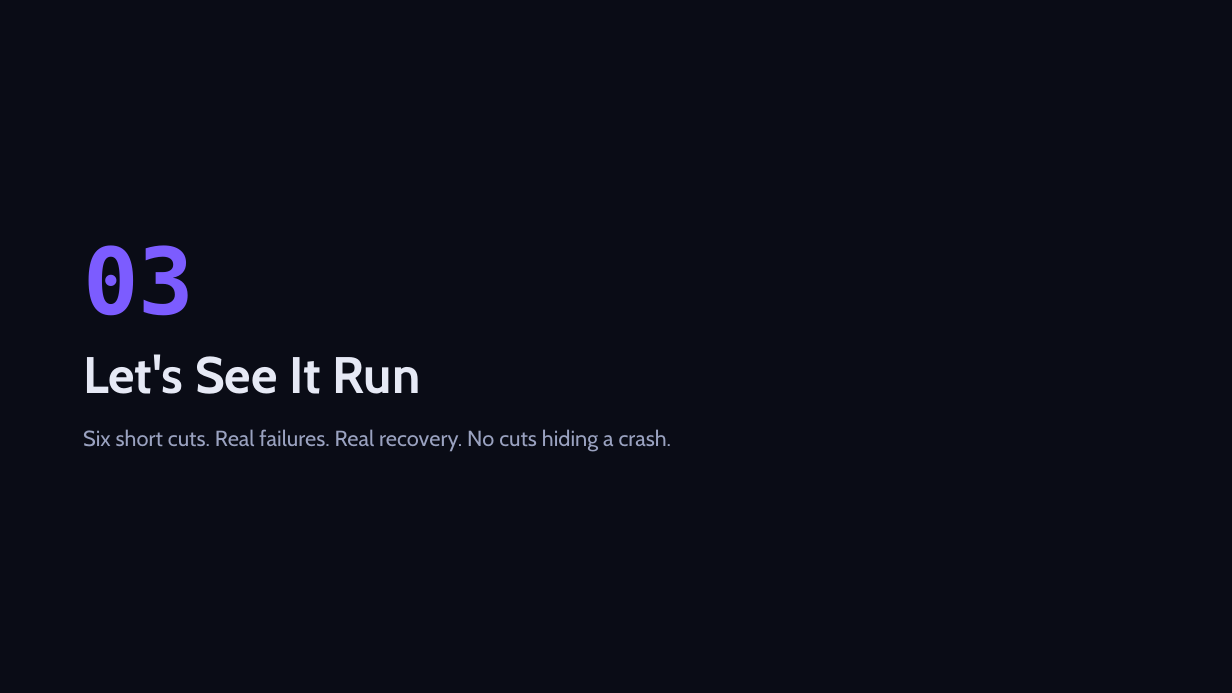
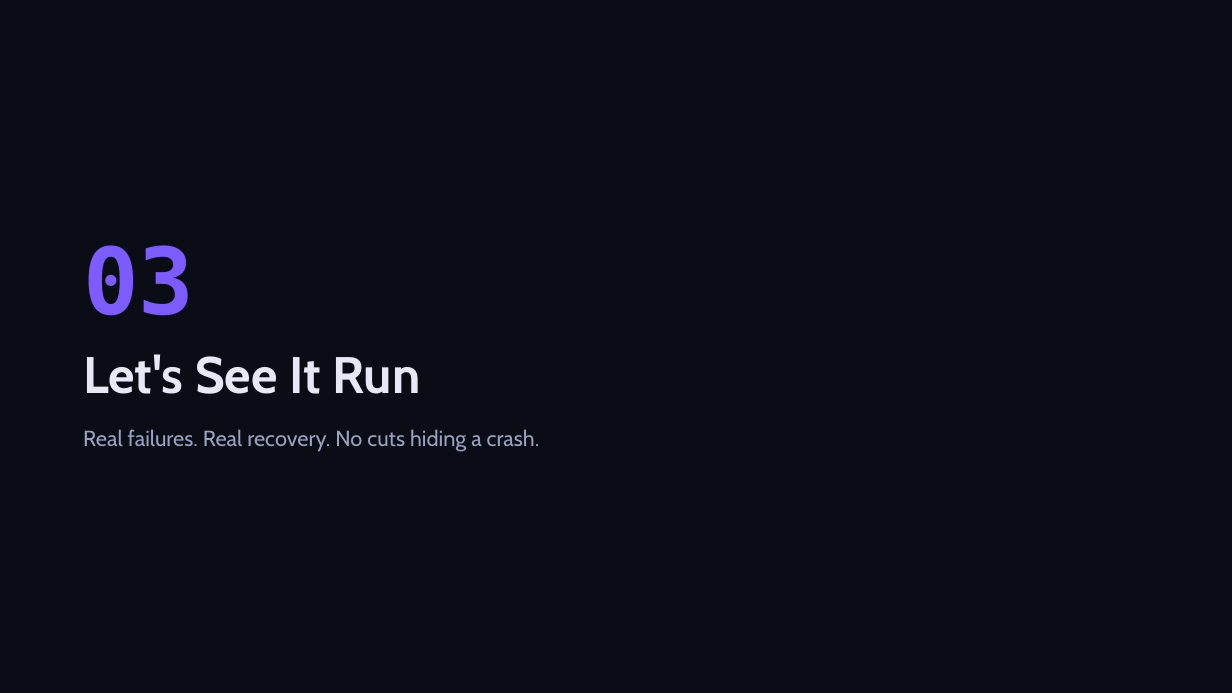
Before and after one commit to simy307/temporal-claims-demo, a slide deck: slide 17 of presentation/Lifting-the-Veil-Temporal-Talk.pptx (slide 16 before the commit). Drawn at 1232x693 pixels with LibreOffice and Linux fonts; fonts in the diff are those of the drawing. Boxes give left, top, right and bottom in pixels: in the first picture for what was removed or moved away, otherwise in the second. Text is boxed around its words. In the diff, an @@ line names an element or a change of style, - is before the commit and + after.

```diff
--- a/presentation/Lifting-the-Veil-Temporal-Talk.pptx
+++ b/presentation/Lifting-the-Veil-Temporal-Talk.pptx
@@ text at [83, 429, 540, 452]: text changed @@
-Six short cuts. Real failures. Real recovery. No cuts hiding a crash.
+Real failures. Real recovery. No cuts hiding a crash.
```
Also in this commit, not shown: 7 other slides changed, 1 slide added, 5 other files.
